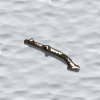
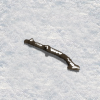
Layers edited between the first and the second 100x100 image:
painted on "Pasted Layer" over [0,0,100,100]
